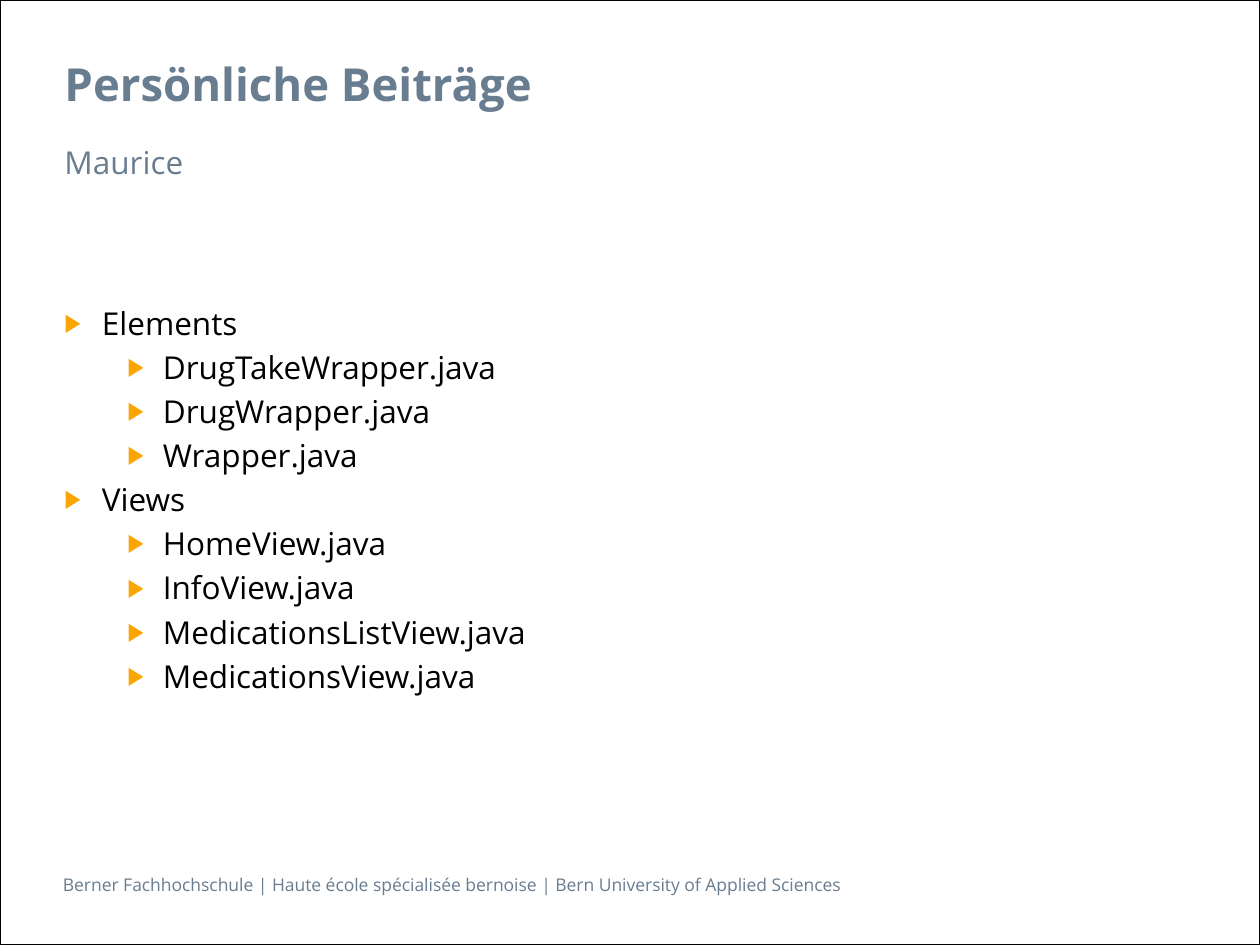
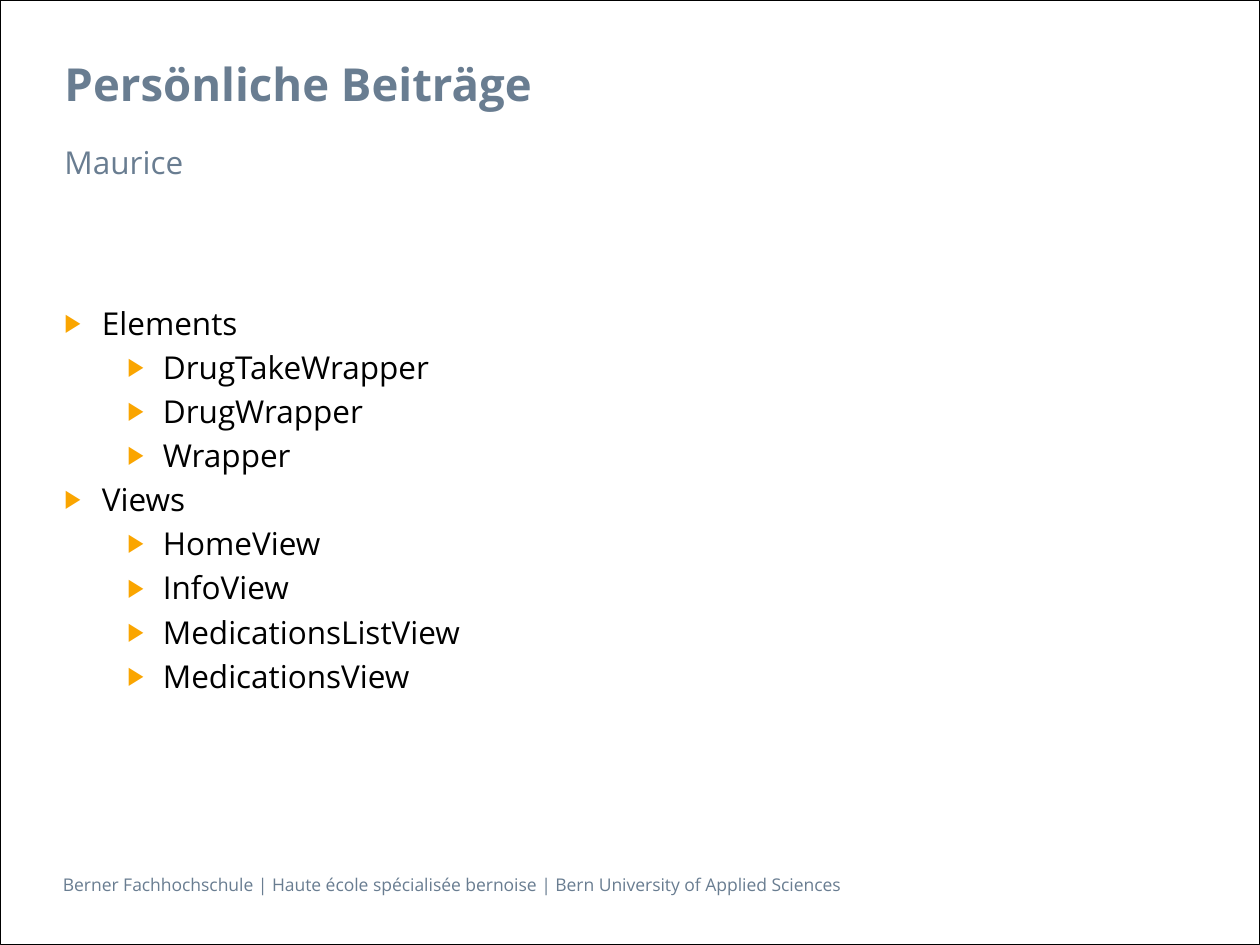
Before and after one commit to zyssm4/ch.bfh.btx8081.w2015.red, a slide deck: slide 10 of doc/Task14/task14_presentation Schlurp.pptx. Drawn at 1260x945 pixels with LibreOffice and Linux fonts; fonts in the diff are those of the drawing; background and template pictures are left out. Boxes give left, top, right and bottom in pixels: in the first picture for what was removed or moved away, otherwise in the second. Text is boxed around its words. In the diff, an @@ line names an element or a change of style, - is before the commit and + after.

```diff
--- a/doc/Task14/task14_presentation Schlurp.pptx
+++ b/doc/Task14/task14_presentation Schlurp.pptx
@@ text at [163,355,429,475]: text changed @@
-  ▶ DrugTakeWrapper.java
-  ▶ DrugWrapper.java
-  ▶ Wrapper.java
+  ▶ DrugTakeWrapper
+  ▶ DrugWrapper
+  ▶ Wrapper
@@ text at [163,532,460,689]: text changed @@
-  ▶ HomeView.java
-  ▶ InfoView.java
-  ▶ MedicationsListView.java
-  ▶ MedicationsView.java
+  ▶ HomeView
+  ▶ InfoView
+  ▶ MedicationsListView
+  ▶ MedicationsView
```
Also in this commit, not shown: 1 other slide changed.
